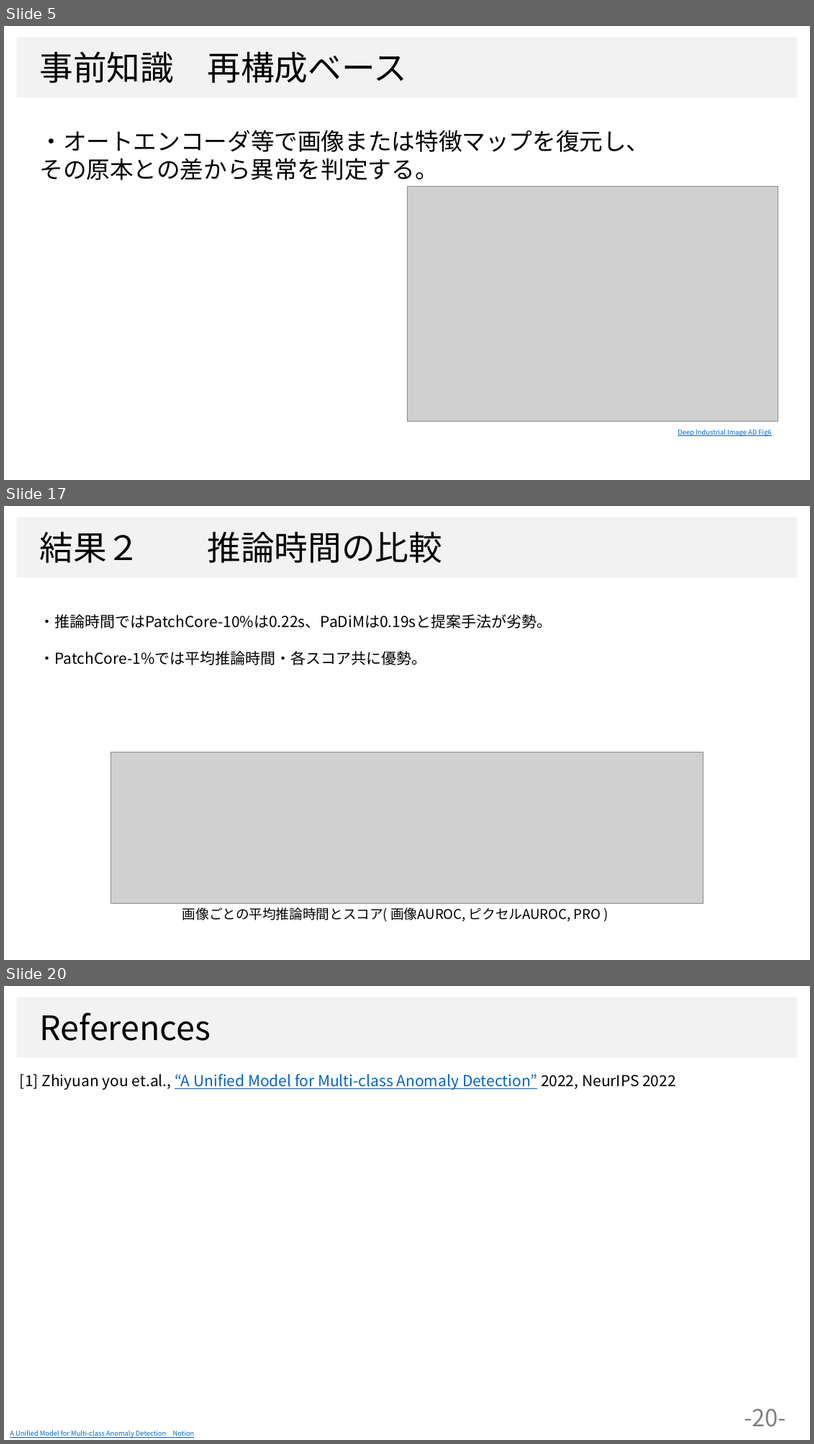
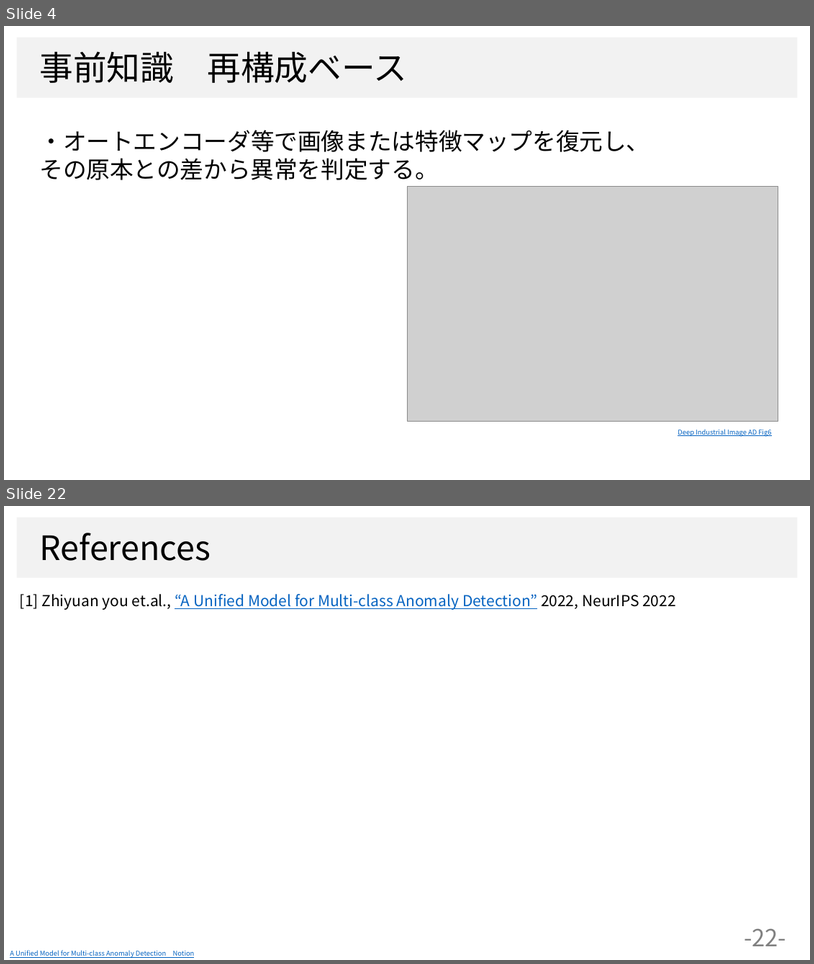
Before and after one commit to dhia-github/haselab-all, a slide deck: 20_発表資料/ゼミ資料/統一モデル_ゼミ資料２.pptx. Shown one above the other, each under a label of ours: slides 5, 17 and 20 before the commit, slides 4 and 22 after it; the slides between them are not shown. The pictures are 814x1444 and 814x964 pixels, drawn with LibreOffice and Linux fonts; fonts in the diff are those of the drawing; grey boxes stand for pictures; background and template pictures are left out. Boxes give left, top, right and bottom in pixels: in the first picture for what was removed or moved away, otherwise in the second. Text is boxed around its words. In the diff, an @@ line names an element or a change of style, - is before the commit and + after.

```diff
--- a/20_発表資料/ゼミ資料/統一モデル_ゼミ資料２.pptx
+++ b/20_発表資料/ゼミ資料/統一モデル_ゼミ資料２.pptx
@@ slide 17 removed at bbox=[4, 506, 810, 960], background #FFFFFF; not listed: 1 template element that a slide beside it also shows @@
@@ text removed at bbox=[39, 531, 442, 563] @@
-結果２ 推論時間の比較
@@ text removed at bbox=[39, 614, 552, 665] @@
-・推論時間ではPatchCore-10%は0.22s、PaDiMは0.19sと提案手法が劣勢。
-・PatchCore-1%では平均推論時間・各スコア共に優勢。
@@ picture removed at bbox=[111, 752, 704, 903] @@
@@ text removed at bbox=[183, 907, 601, 921] @@
-画像ごとの平均推論時間とスコア( 画像AUROC, ピクセルAUROC, PRO )
@@ what was slide 5 is now slide 4 @@
@@ what was slide 20 is now slide 22 @@
@@ page number at bbox=[744, 928, 787, 946]: text changed @@
--20-
+-22-
```
Also in this commit, not shown: 8 slides changed, 9 slides added, 8 other slides removed, 31 other files.
